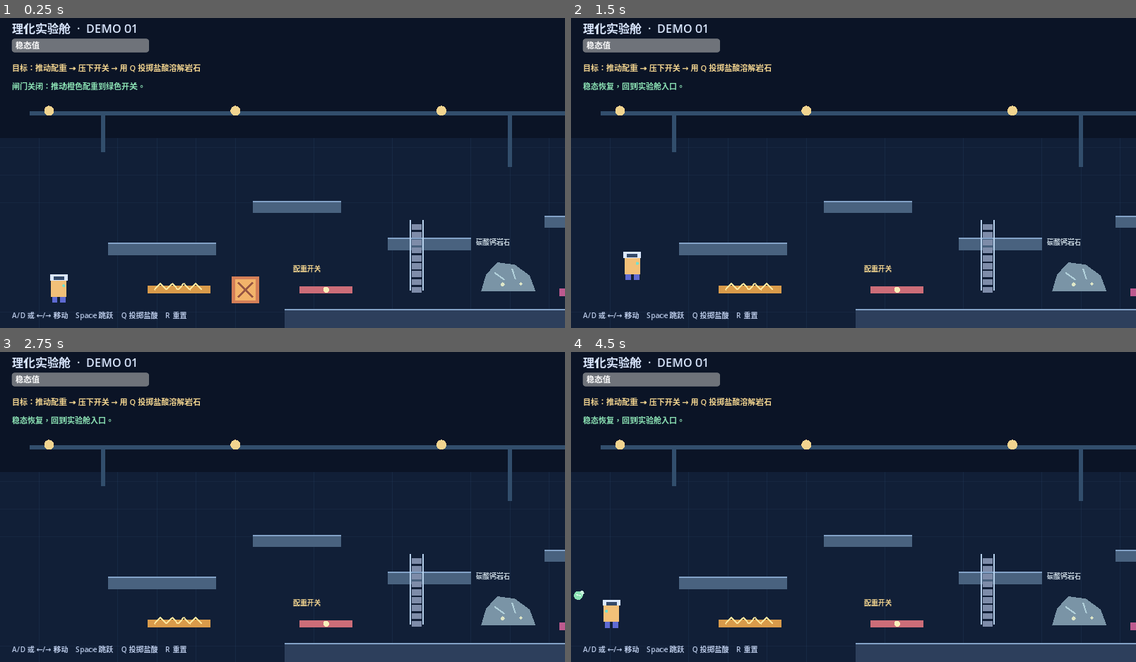
Above: before the commit, frames 1-4 (two rows, left to right).
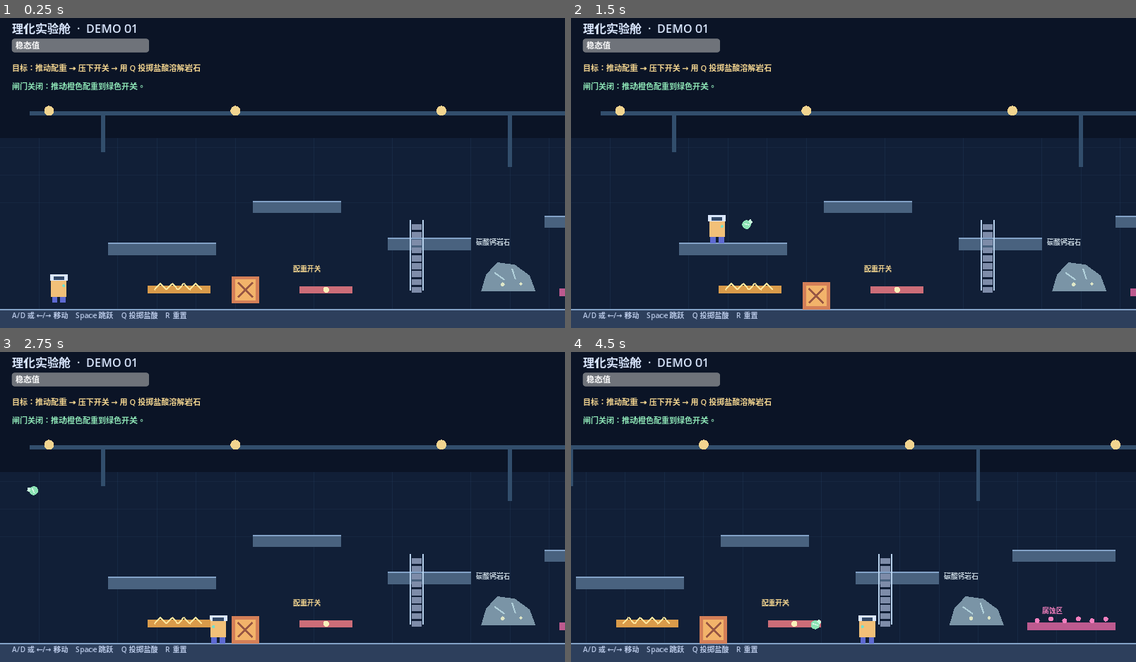
Above: after the commit, the same moments.

Repository: XHTimmo/biggamejam261002
Game: Godot game, scene res://main.tscn
The game is run twice, just before and just after one commit, with the same random seed, the same clock (stepped at 60 frames per second) and the same inputs.
Inputs:
- Up to frame 1 (0.25 s): no input
- Up to frame 2 (1.5 s): hold D (move_right) from 0.53 s (still down); tap Q (use_acid) at 0.6, 1.35 s; tap Space (jump) at 0.77 s
- Up to frame 3 (2.75 s): tap Space (jump) at 1.52 s; release D (move_right) at 2.03 s; hold A (move_left) from 2.03 s (still down); tap Q (use_acid) at 2.1 s
- Up to frame 4 (4.5 s): release A (move_left) at 2.78 s; hold D (move_right) 2.78-4.28 s; tap Q (use_acid) at 2.85, 3.6, 4.35 s; tap Space (jump) at 3.02, 3.77 s; hold A (move_left) from 4.28 s (still down)

The runs differ from the first frame. In frame 1, 2.8% of the frame differs, in the area x 0-51%, y 93-100%; in frame 2, 4.1%; in frame 3, 3.9%; in frame 4, 13%, in the area x 0-100%, y 20-100%.

Commit message:
fix: add floor beneath player spawn

Diff:
--- a/main.gd
+++ b/main.gd
@@ -52,7 +52,8 @@
 
 func _build_world() -> void:
 	# Main floor and the stepping-stone route through the lab.
-	_create_platform(Rect2(580, 610, 1160, 76), Color("#2d3f5c"))
+	# Full-width floor also covers the spawn area at the far left of the lab.
+	_create_platform(Rect2(0, 610, 1700, 76), Color("#2d3f5c"))
 	_create_platform(Rect2(220, 475, 220, 24), Color("#49627f"))
 	_create_platform(Rect2(515, 390, 180, 24), Color("#49627f"))
 	_create_platform(Rect2(790, 465, 170, 24), Color("#49627f"))
